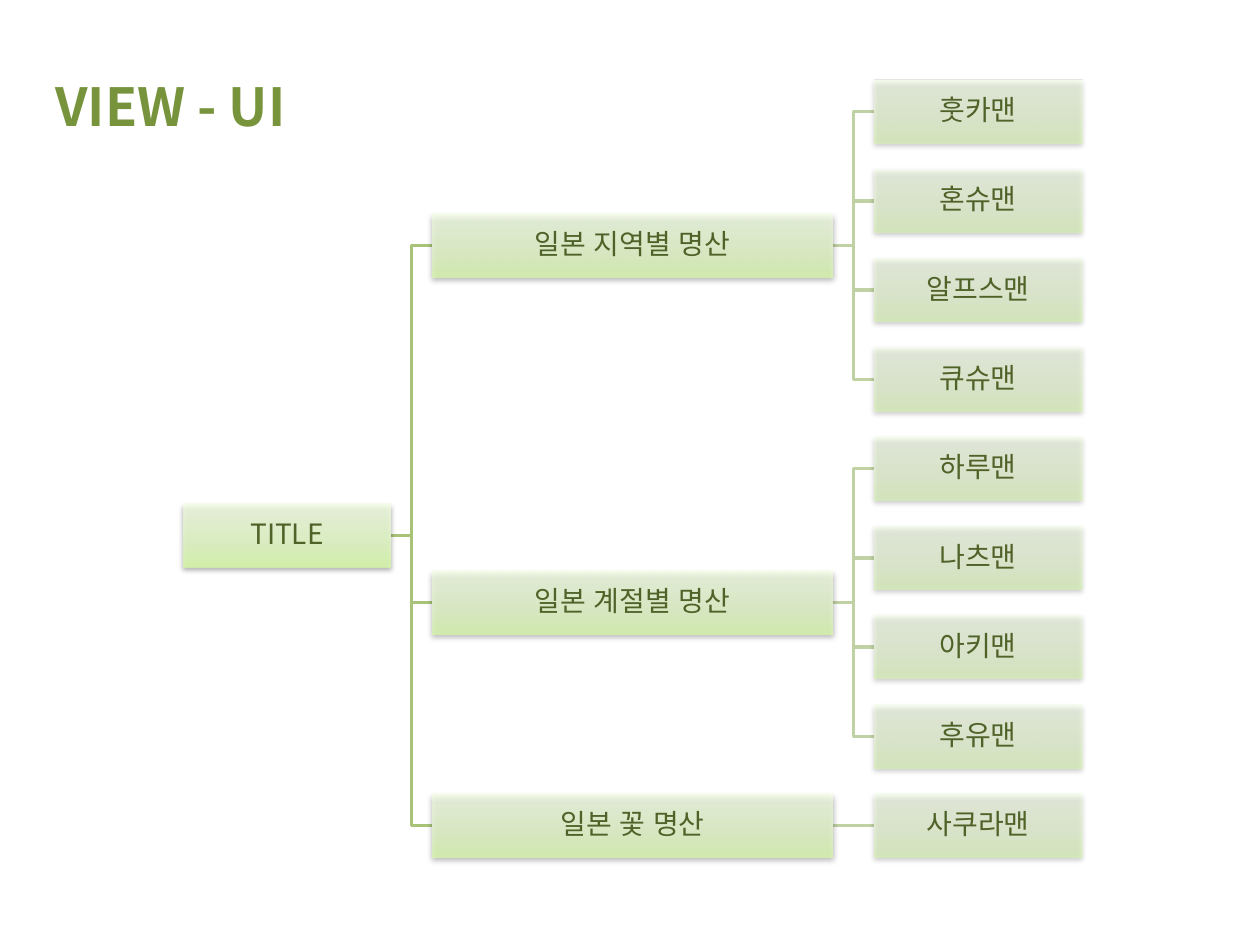
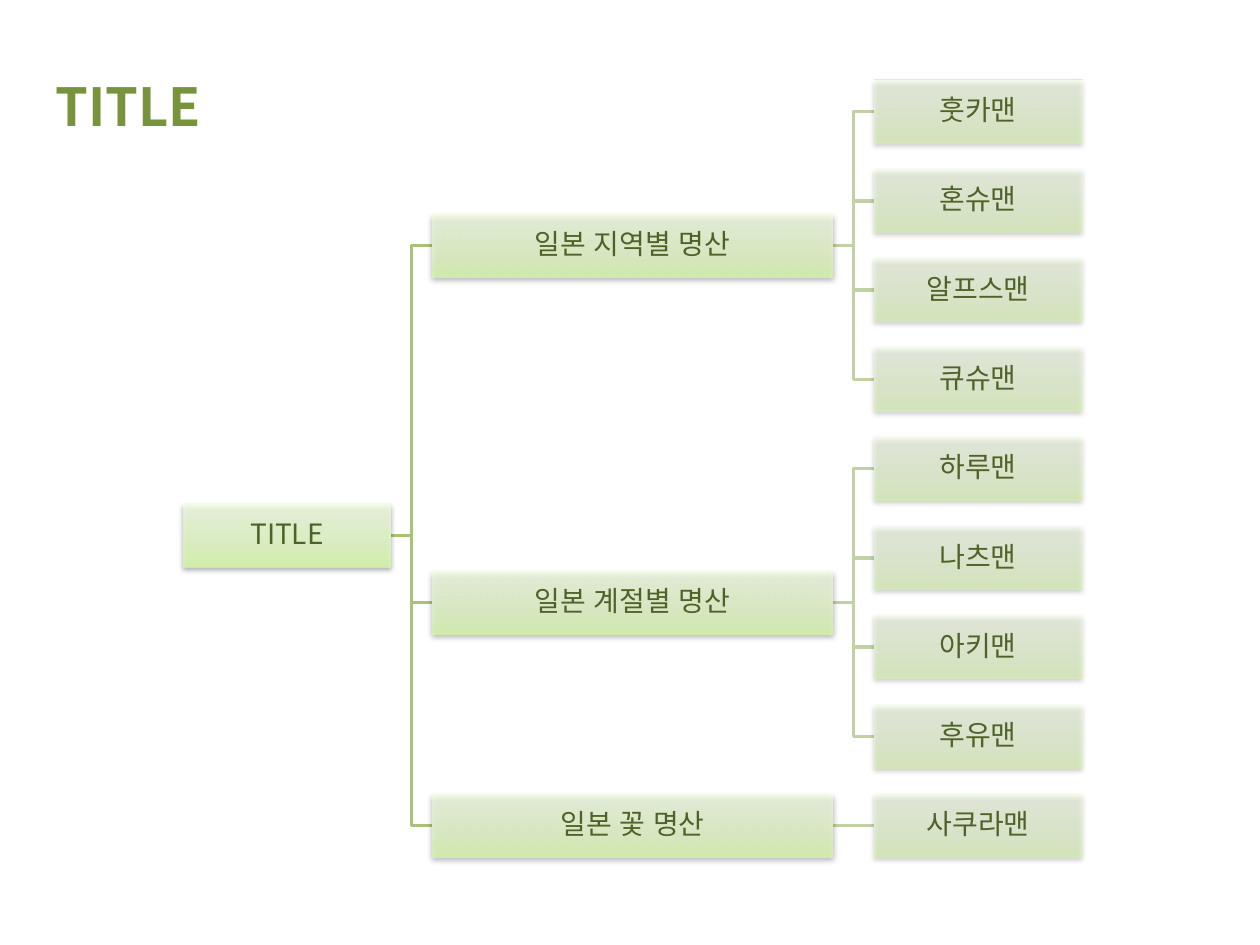
Before and after one commit to dta987/WebProject, a slide deck: slide 7 of WebContent/common/발표yamamanPPT.pptx (slide 11 before the commit). Drawn at 1260x945 pixels with LibreOffice and Linux fonts; fonts in the diff are those of the drawing; background and template pictures are left out. Boxes give left, top, right and bottom in pixels: in the first picture for what was removed or moved away, otherwise in the second. Text is boxed around its words. In the diff, an @@ line names an element or a change of style, - is before the commit and + after.

```diff
--- a/WebContent/common/발표yamamanPPT.pptx
+++ b/WebContent/common/발표yamamanPPT.pptx
@@ text at bbox=[56, 87, 201, 126]: text changed @@
-VIEW - UI
+TITLE
```
Also in this commit, not shown: 6 other slides changed, 8 slides added, 3 slides removed, 21 other files.
